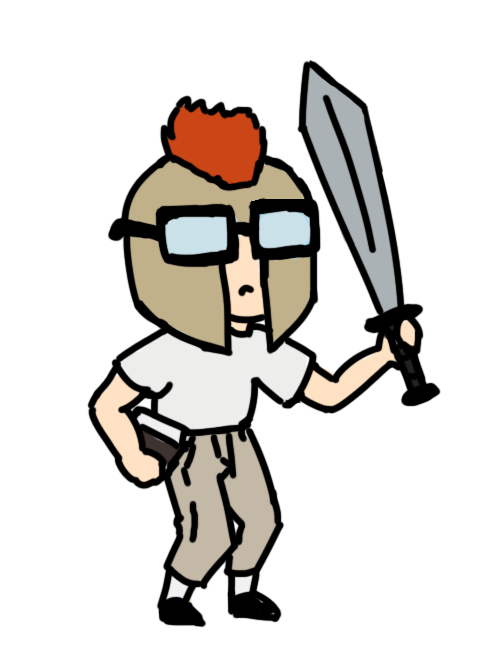
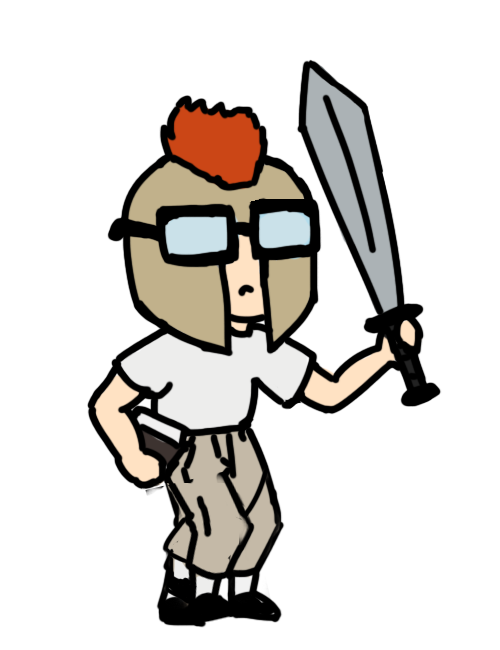
Layers edited between the first and the second 500 × 650 image:
added layer "frame 4 copy" above "frame 4" over [left=87, top=59, right=442, bottom=623]
added layer "frame 1 copy" above "frame 1" over [left=87, top=59, right=442, bottom=623]
hid "Layer 2" (4th of 4, in "frame 1"), moved it into group "frame 1" over [left=87, top=59, right=442, bottom=623]
hid "Layer 3" (4th of 4, in "frame 1"), moved it into group "frame 1" over [left=93, top=64, right=428, bottom=611]
